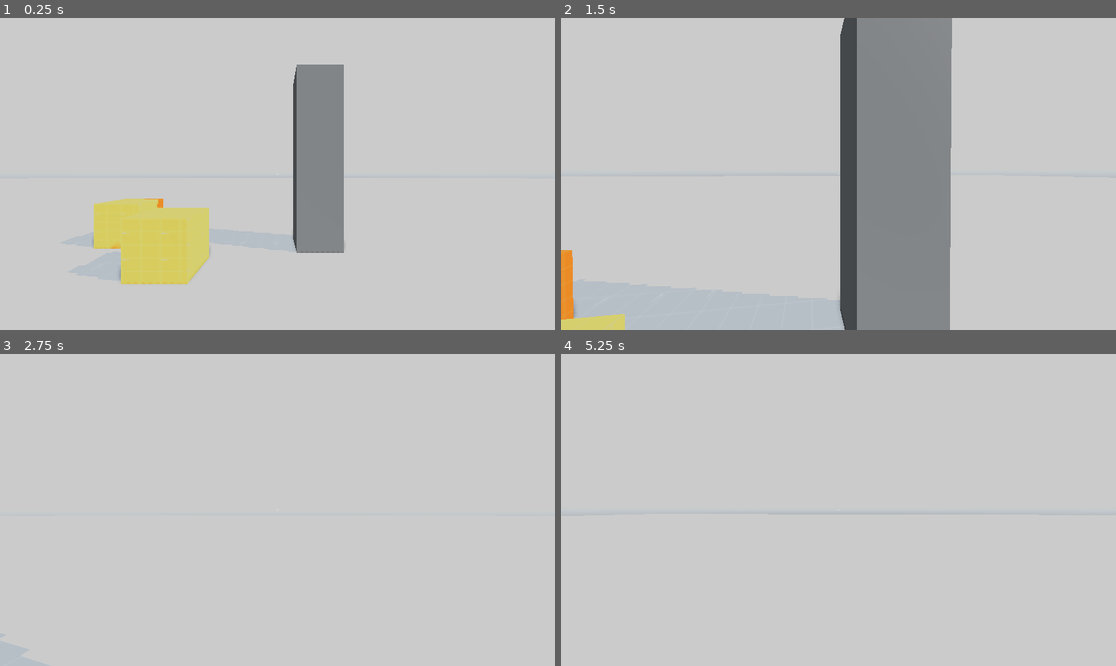
Above: before the commit, frames 1-4 (two rows, left to right).
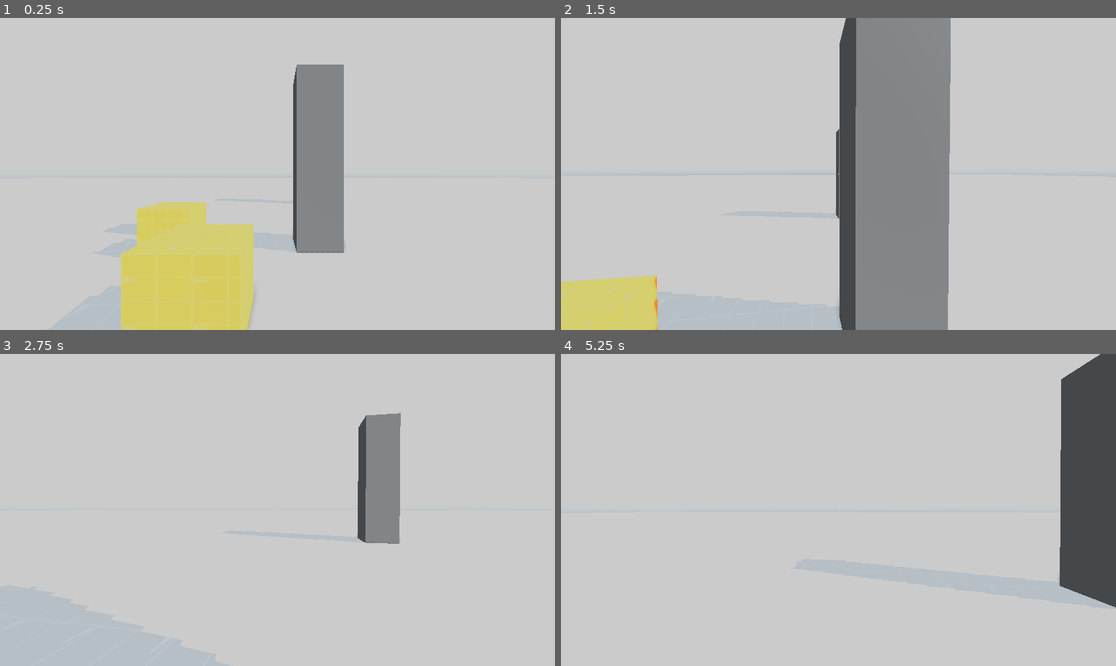
Above: after the commit, the same moments.

Repository: MeowMatorius/TestSchoolGame
Game: Godot game, scene res://assets/scenes/TestScene.tscn
The game is run twice, just before and just after one commit, with the same random seed, the same clock (stepped at 60 frames per second) and the same inputs. A sky picture missing from this copy of the repository is replaced by a grey-blue gradient.
Inputs (mouse positions are in pixels of both pictures, inside the frame that each line leads up to):
- Up to frame 1 (0.25 s): no input
- Up to frame 2 (1.5 s): tap Enter at 0.5 s; move the mouse to (832, 180) at 0.52 s; hold W (up) from 0.53 s (still down); click (832, 180) at 0.6 s; tap Space (jump) at 0.77 s; move the mouse to (877, 177) at 1.27 s; tap C (crouch) at 1.35 s
- Up to frame 3 (2.75 s): keep holding W (up); tap Space (jump) at 1.52 s; click (316, 513) at 1.55 s; move the mouse to (233, 506) at 2.02 s; click (233, 506) at 2.1 s
- Up to frame 4 (5.25 s): move the mouse to (844, 510) at 2.77 s; release W (up) at 2.78 s; hold A (left) 2.78-3.53 s; tap Shift (sprint) at 2.85 s; tap Space (jump) at 3.02, 3.77, 4.52 s; click (844, 510) at 3.05 s; move the mouse to (816, 503) at 3.52 s; hold W (up) from 3.53 s (still down); click (816, 503) at 3.6 s; move the mouse to (866, 510) at 4.27 s; tap C (crouch) at 4.35 s; click (866, 510) at 4.55 s; move the mouse to (810, 510) at 5.02 s; click (810, 510) at 5.1 s

The runs differ from the first frame. In frame 1, 6.8% of the frame differs, in the area x 16-46%, y 57-100%; in frame 2, 3.4%; in frame 3, 3.1%; in frame 4, 7.5%, in the area x 89-100%, y 0-82%.

Commit message:
Расширен interact

Diff:
--- a/assets/scenes/TestScene.tscn
+++ b/assets/scenes/TestScene.tscn
@@ -3,9 +3,10 @@
 [ext_resource type="PackedScene" uid="uid://cc1m2a1obsyn4" path="res://addons/fpc/character.tscn" id="1_n3600"]
 [ext_resource type="Material" uid="uid://bentrll6xnlth" path="res://assets/materials/FloorMat2.tres" id="2_a7twm"]
 [ext_resource type="Material" uid="uid://dalddbuqmxhu6" path="res://assets/materials/FloorMat1.tres" id="3_6p1vh"]
-[ext_resource type="PackedScene" uid="uid://kmmor3equpx6" path="res://assets/scenes/button.tscn" id="4_nav8a"]
 [ext_resource type="PackedScene" uid="uid://bjlw3u768ihqh" path="res://assets/scenes/door.tscn" id="5_eppyl"]
-[ext_resource type="PackedScene" uid="uid://duuhjykupjx8t" path="res://assets/scenes/pickup.tscn" id="6_hx8f1"]
+[ext_resource type="Script" uid="uid://d4jnoq4tfkr6q" path="res://scripts/Interactable.gd" id="5_n3600"]
+[ext_resource type="PackedScene" path="res://assets/scenes/pickup.tscn" id="6_hx8f1"]
+[ext_resource type="PackedScene" path="res://assets/scenes/button.tscn" id="6_n3600"]
 
 [sub_resource type="BoxShape3D" id="BoxShape3D_mncer"]
 
@@ -35,13 +36,22 @@
 [node name="Door" parent="." unique_id=819968924 instance=ExtResource("5_eppyl")]
 transform = Transform3D(1, 0, 0, 0, 4, 0, 0, 0, 1, 7.011198, 1.4999995, 0.9094217)
 
+[node name="Door2" parent="." unique_id=158919516 instance=ExtResource("5_eppyl")]
+transform = Transform3D(1, 0, 0, 0, 4, 0, 0, 0, 1, 14.022396, 1.4999976, 1.8188434)
+collision_layer = 3
+script = ExtResource("5_n3600")
+prompt_message = "Открыть"
+object_type = "Switch"
+
 [node name="Pickup" parent="." unique_id=1248861911 instance=ExtResource("6_hx8f1")]
 transform = Transform3D(0.2, 0, 0, 0, 0.2, 0, 0, 0, 0.2, 5.697992, -0.4, 6.5270443)
 
-[node name="Button" parent="." unique_id=243040129 instance=ExtResource("4_nav8a")]
-transform = Transform3D(1, 0, 0, 0, 1, 0, 0, 0, 1, 5.778445, 4.7683716e-07, -1.8744471)
+[node name="Button" parent="." unique_id=243040129 instance=ExtResource("6_n3600")]
+transform = Transform3D(1, 0, 0, 0, 1, 0, 0, 0, 1, 4.4128675, 2.3841858e-07, -0.8212452)
+object_type = "Switch"
 
-[node name="Button2" parent="." unique_id=1341585786 instance=ExtResource("4_nav8a")]
-transform = Transform3D(1, 0, 0, 0, 1, 0, 0, 0, 1, 7.261567, 0, -3.6295924)
+[node name="Button2" parent="." unique_id=1486638443 instance=ExtResource("6_n3600")]
+transform = Transform3D(1, 0, 0, 0, 1, 0, 0, 0, 1, 6.6090913, 0, -2.214377)
+prompt_message = "Активировать"
 
-[connection signal="is_interacting" from="Button" to="Door" method="open"]
+[connection signal="is_switching" from="Button" to="Door" method="open_by_switch"]
--- a/scripts/Interactable.gd
+++ b/scripts/Interactable.gd
@@ -4,38 +4,54 @@
 @export var prompt_message = "Interact"
 
 signal is_picking
-signal is_interacting
+signal is_switching
+signal is_activated
 
-var interacting: bool = false
+var switching: bool = false
 var highlighted: bool = false
+var activated: bool = false
+var is_opened: bool = false
 
-@export_enum("Switch", "Pickup") var object_type: String
+
+
+@export_enum("Switch", "Pickup", "Activate") var object_type: String
 
 func _ready() -> void:
 	highlighted = false
-	interacting = false
+	switching = false
+	activated = false
+	is_opened = false
 
-
-func interact():
+func interact(object_collision):
 	if object_type == 'Switch':
 		switch()
 	if object_type == 'Pickup':
 		pickup()
+	if object_type == 'Activate':
+		activate(object_collision)
 
 
 func switch():
-	interacting = !interacting
-	print(name, " активен: ", interacting)
-	if interacting:
-		is_interacting.emit()
+	switching = !switching
+	print(name, " активен: ", switching)
+	if switching:
+		is_switching.emit()
+		switch_on()
 	else:
-		is_interacting.emit()
+		is_switching.emit()
+		switch_off()
 
 
 func pickup():
 	is_picking.emit()
 	print("Игрок поднял ", name)
 	queue_free()
+
+
+func activate(object_collision):
+	is_activated.emit()
+	object_collision.set_collision_layer_value(2, false)
+	print("Игрок активировал ", name)
 
 
 func highlight(object_mesh, object_name):
@@ -58,3 +74,10 @@
 		var mat = object_mesh.get_active_material(0)
 		if mat is StandardMaterial3D:
 			mat.emission_enabled = false
+
+func switch_on():
+	print(name, " Включен")
+
+
+func switch_off():
+	print(name, " ВЫключен")
--- a/scripts/door.gd
+++ b/scripts/door.gd
@@ -1,14 +1,14 @@
 extends Interactable
 
 @onready var mesh = $MeshInstance3D
-var is_opened: bool = false
+signal opened_door
 
-signal opened_door
 
 func _ready() -> void:
 	is_opened = false
 
-func open():
+
+func open_by_switch():
 	is_opened = !is_opened
 	print(name, " открыт: ", is_opened)
 	if is_opened:
--- a/scripts/interaction_ray_cast.gd
+++ b/scripts/interaction_ray_cast.gd
@@ -3,11 +3,13 @@
 @export var text_prompt: Label
 var last_object = null
 var last_object_mesh = null
+var last_object_collision = null
 
 
 func _ready() -> void:
 	last_object = null
 	last_object_mesh = null
+	last_object_collision = null
 
 	text_prompt.text = ""
 
@@ -22,7 +24,7 @@
 		last_object.highlight(last_object_mesh, last_object.name)
 
 		if Input.is_action_just_pressed("interact"):
-			last_object.interact()
+			last_object.interact(last_object)
 	else:
 		text_prompt.text = ''
 		if last_object != null:
